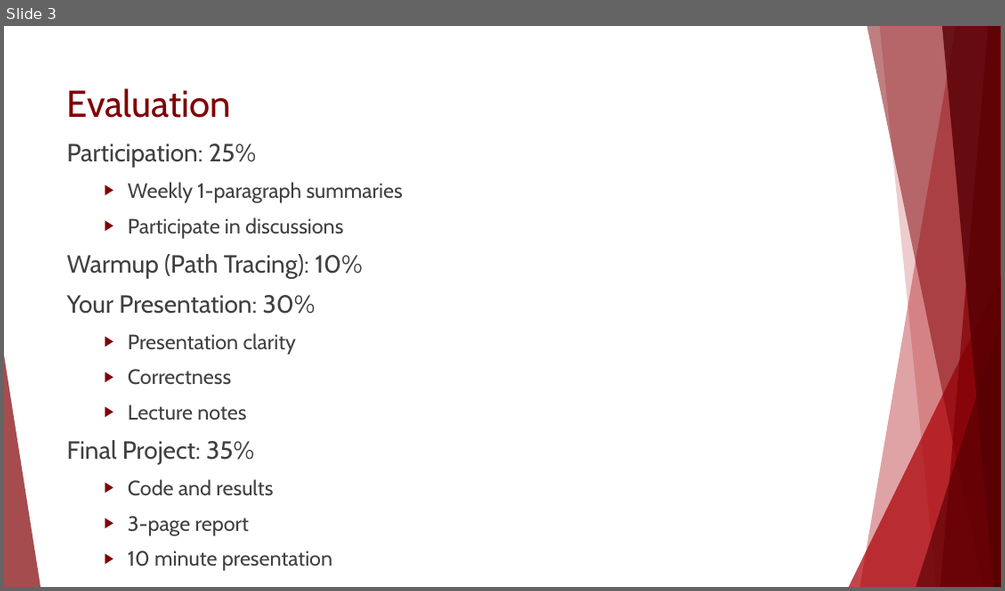
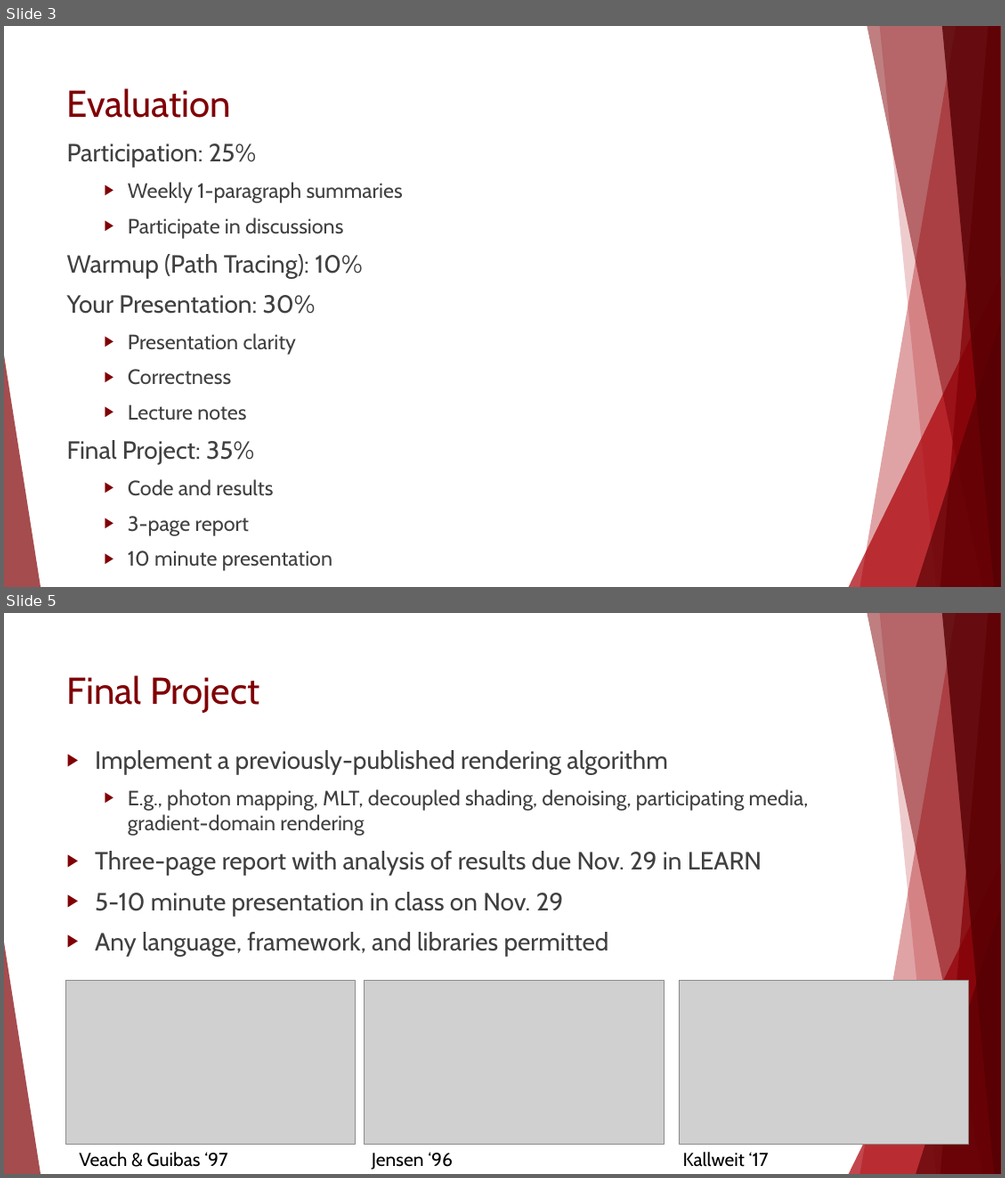
Before and after one commit to morgan3d/advanced-ray-tracing-course, a slide deck: welcome.pptx. Shown one above the other, each under a label of ours: slide 3 before the commit, slides 3 and 5 after it; the slides between them are not shown. The pictures are 1005x591 and 1005x1178 pixels, drawn with LibreOffice and Linux fonts; fonts in the diff are those of the drawing; grey boxes stand for pictures. Boxes give left, top, right and bottom in pixels: in the first picture for what was removed or moved away, otherwise in the second. Text is boxed around its words. In the diff, an @@ line names an element or a change of style, - is before the commit and + after.

```diff
--- a/welcome.pptx
+++ b/welcome.pptx
@@ slide 5 added at (4, 613, 1001, 1174), background #FFFFFF; not listed: 8 template elements that a slide beside it also shows @@
@@ title added at (67, 675, 259, 713), 36 pt, text #800005 @@
+Final Project
@@ text added at (95, 750, 809, 956), 24 pt, text #404040 @@
+▶ Implement a previously-published rendering algorithm
+  ▶ E.g., photon mapping, MLT, decoupled shading, denoising, participating media, gradient-domain rendering
+▶ Three-page report with analysis of results due Nov. 29 in LEARN
+▶ 5-10 minute presentation in class on Nov. 29
+▶ Any language, framework, and libraries permitted
@@ picture added at (66, 981, 356, 1144) @@
@@ picture added at (364, 981, 664, 1144) @@
@@ picture added at (679, 981, 968, 1144) @@
@@ text added at (79, 1151, 227, 1167), 18 pt, text #000000 @@
+Veach & Guibas ‘97
@@ text added at (372, 1151, 453, 1169), 18 pt, text #000000 @@
+Jensen ‘96
@@ text added at (683, 1151, 769, 1167), 18 pt, text #000000 @@
+Kallweit ‘17
```
Also in this commit, not shown: 3 other slides added, 2 other files.
